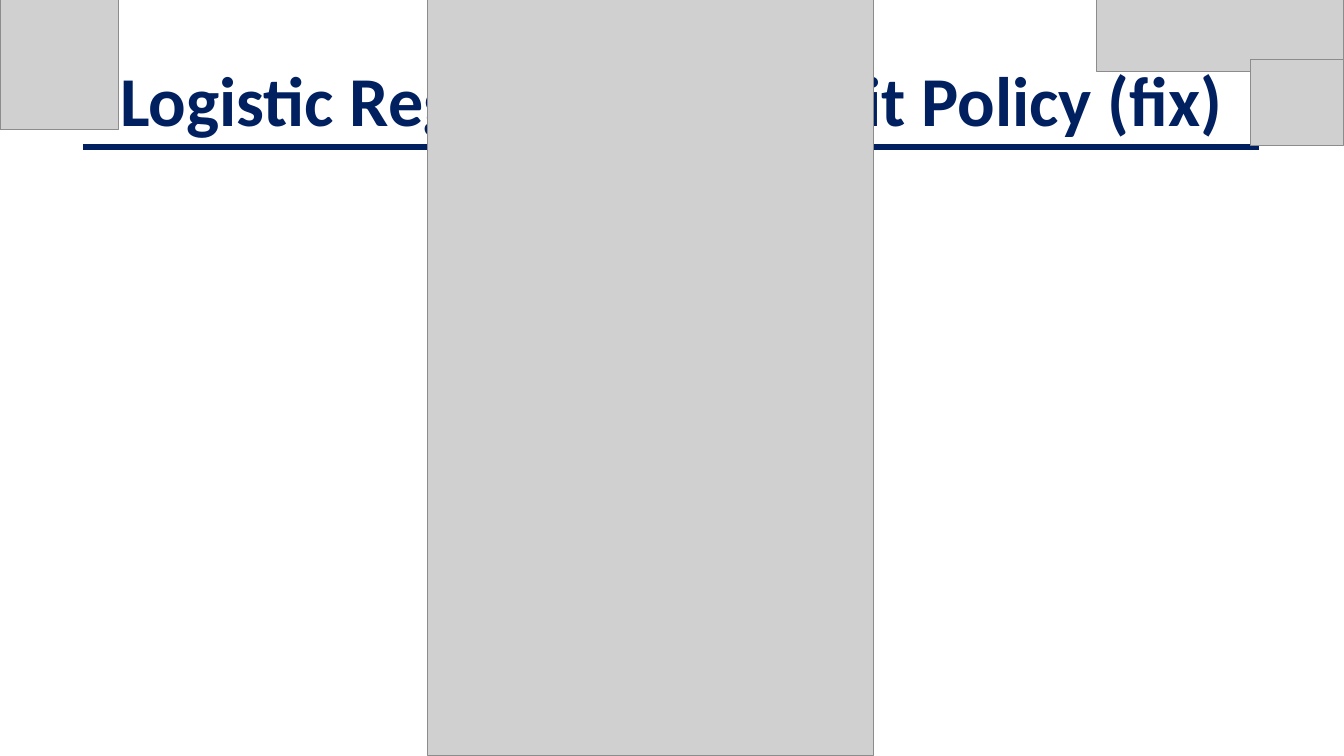
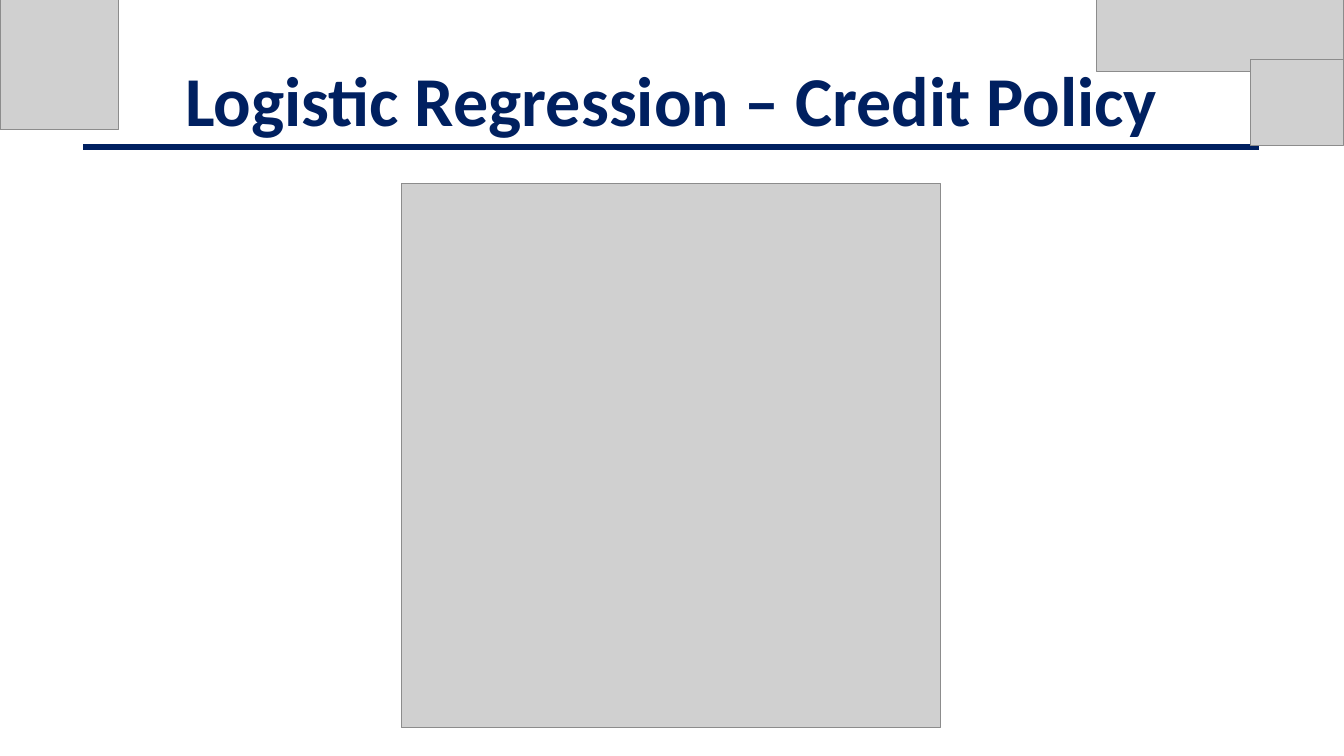
Before and after one commit to jschild01/JMB_DATS_6101, a slide deck: slide 15 of Project2/EDA_LendingClub_Slides - Project 2.pptx. Drawn at 1344x756 pixels with LibreOffice and Linux fonts; fonts in the diff are those of the drawing; grey boxes stand for pictures. Boxes give left, top, right and bottom in pixels: in the first picture for what was removed or moved away, otherwise in the second. Text is boxed around its words. In the diff, an @@ line names an element or a change of style, - is before the commit and + after.

```diff
--- a/Project2/EDA_LendingClub_Slides - Project 2.pptx
+++ b/Project2/EDA_LendingClub_Slides - Project 2.pptx
@@ text at (x1=185, y1=68, x2=1157, y2=138): text changed @@
-Logistic Regression – Credit Policy (fix)
+Logistic Regression – Credit Policy
@@ picture resized from (x1=427, y1=0, x2=874, y2=756) to (x1=401, y1=184, x2=941, y2=728) @@
```
Also in this commit, not shown: 10 other slides changed, 2 other files.
